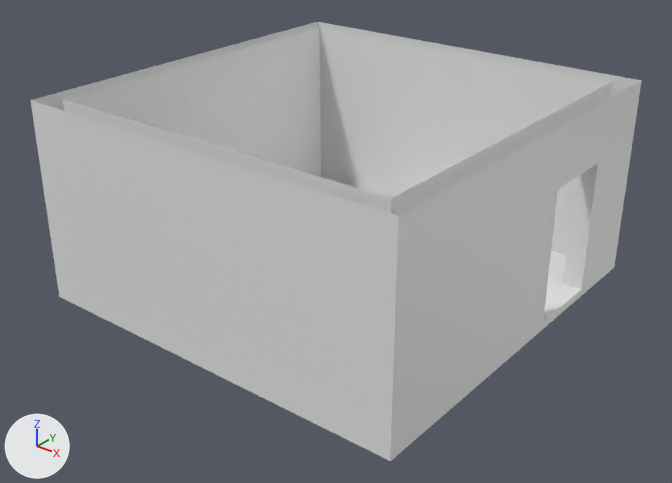
The FBX model Assets/models/Map/Objects/Room.fbx: old version first, new version second.
Both versions are drawn from a 50 mm camera at (25.7, -32.8, 22.4) aimed at (0.3, -1.1, 2.8). The axes (+X, +Y, +Z) are drawn at lower left. The lights are the same throughout. Where no turn or scale is listed for an object, it has been applied to the vertices.

Names of what the first picture shows: 'Floor', 'Wall'.
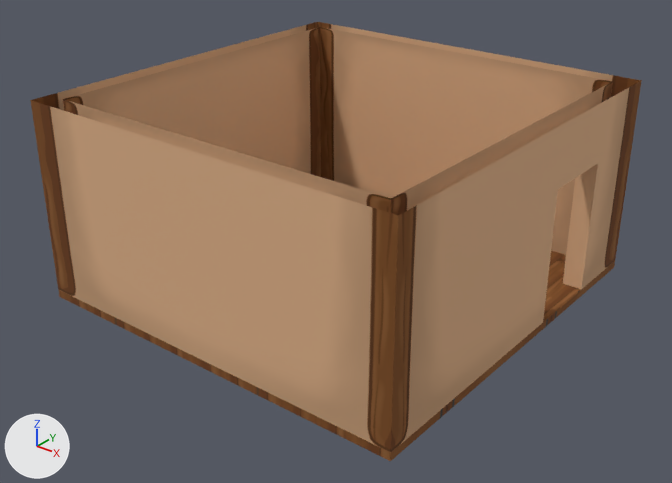
Changed parts and their boxes [x1, y1, x2, y2] in the pictures (672 x 483 px):
'Wall', recoloured, surface changed (grey to brown): [30, 22, 642, 453] in both
'Floor', recoloured (grey to brown): [59, 251, 615, 461] in both

The edits, one by one:
Picture 'Wood.png' (img_wood_png) is new.
Picture 'Wall.png' (img_wall_png) is new.
Material 'Mat_Wood' (mat_mat_wood) is new.
Its texture is img_wood_png.
Its roughness is 1.0.
Material 'Mat_Wall' (mat_mat_wall) is new.
Its texture is img_wall_png.
Its roughness is 1.0.
me_cube_003 has 24 vertices, 11 faces and spans x -10.0..10.0, y -10.0..10.0, z 0.4..10.0.
me_cube_003 is used by ob_wall; location (0.0, 0.0, 0.0).
me_cube_003 part 1: texture (UV) coordinates of 11 of 11 faces, centred in x -10.0..10.0, y -10.0..10.0, z 3.7..7.0, changed; they spanned u 0.0..0.86, v 0.0..1.0 and now span u 0.01..1.01, v 0.0..1.0.
me_cube_003 now uses material mat_mat_wall (picture img_wall_png).
me_cube_001 has 16 vertices, 6 faces and spans x -10.0..10.0, y -10.0..10.0, z 0.0..0.4.
me_cube_001 now uses material mat_mat_wood (picture img_wood_png).
